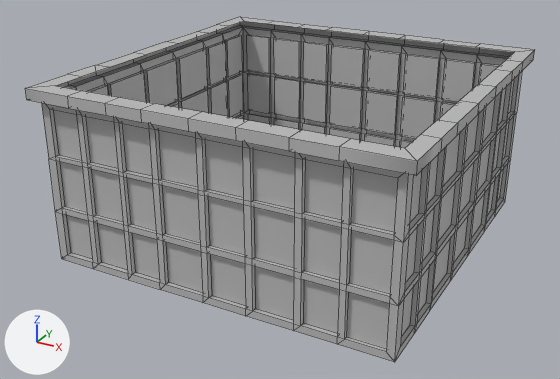
What one commit did to the FBX model Assets/Meshes/Building_Large_Peice_003.fbx.
Rendered twice from a camera (50 mm lens) standing at (77.8, -151.8, 55.5) and looking at (-2.6, -5.5, -17.6). Lighting does not change. The marker at lower left points along +X, +Y and +Z. Mesh edges are drawn as thin lines. Where no turn or scale is listed for an object, it has been applied to the vertices.

In view in the first picture: 'Building_Large_Piece_003'.
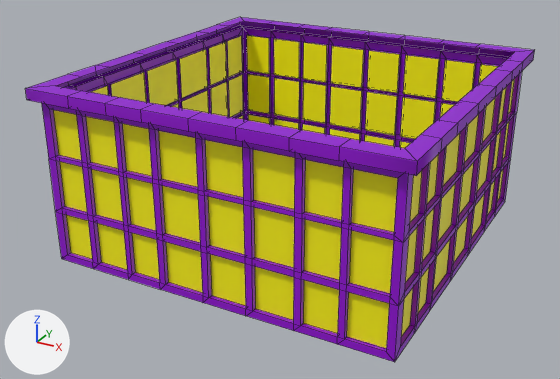
The newer file is also turned or shifted as a whole; pictures and numbers use the older file's frame.

Where the change shows, as pixel boxes [x1, y1, x2, y2] in the pictures (560 x 379 px):
part 1 of me_mesh, recoloured (grey to purple): [25, 17, 535, 362] in both
part 2 of me_mesh, recoloured (grey to yellow): [53, 35, 515, 348] in both

The change, as a diff of the scene's bpy script:
```diff
--- a/Assets/Meshes/Building_Large_Peice_003.fbx.py
+++ b/Assets/Meshes/Building_Large_Peice_003.fbx.py
@@ mat_windows @@
+mat_windows = principled_material('Windows')
+mat_windows.base_color = (1.0, 0.929, 0.0)  # yellow #fff700
@@ mat_mainbuilding @@
+mat_mainbuilding = principled_material('MainBuilding')
+mat_mainbuilding.base_color = (0.29, 0.0, 0.663)  # purple #9300d5
@@ me_mesh @@
 me_mesh.from_pydata(...)  # 908 vertices, 912 faces; spans x -42.0..42.0, y -42.0..42.0, z -20.0..20.0
 # used by ob_building_large_piece_003; location = (0.0, 0.0, -9.4)
+# me_mesh part 1: 822 of the faces centred in x -42.0..42.0, y -42.0..42.0, z -20.0..20.0 switch from mat_lambert1 (grey #bcbcbc) to mat_mainbuilding (purple #9300d5)
+# me_mesh part 2: all 90 faces centred in x -39.0..39.0, y -39.0..39.0, z -13.3..10.5 switch from mat_lambert1 (grey #bcbcbc) to mat_windows (yellow #fff700)
```
